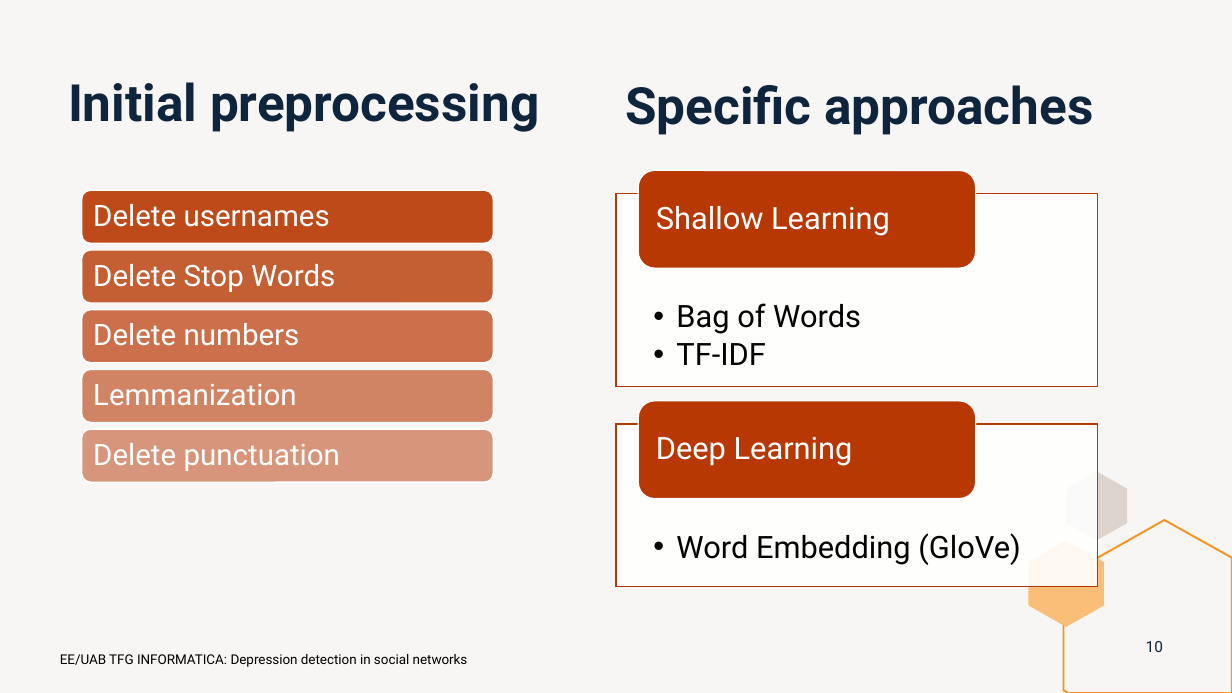
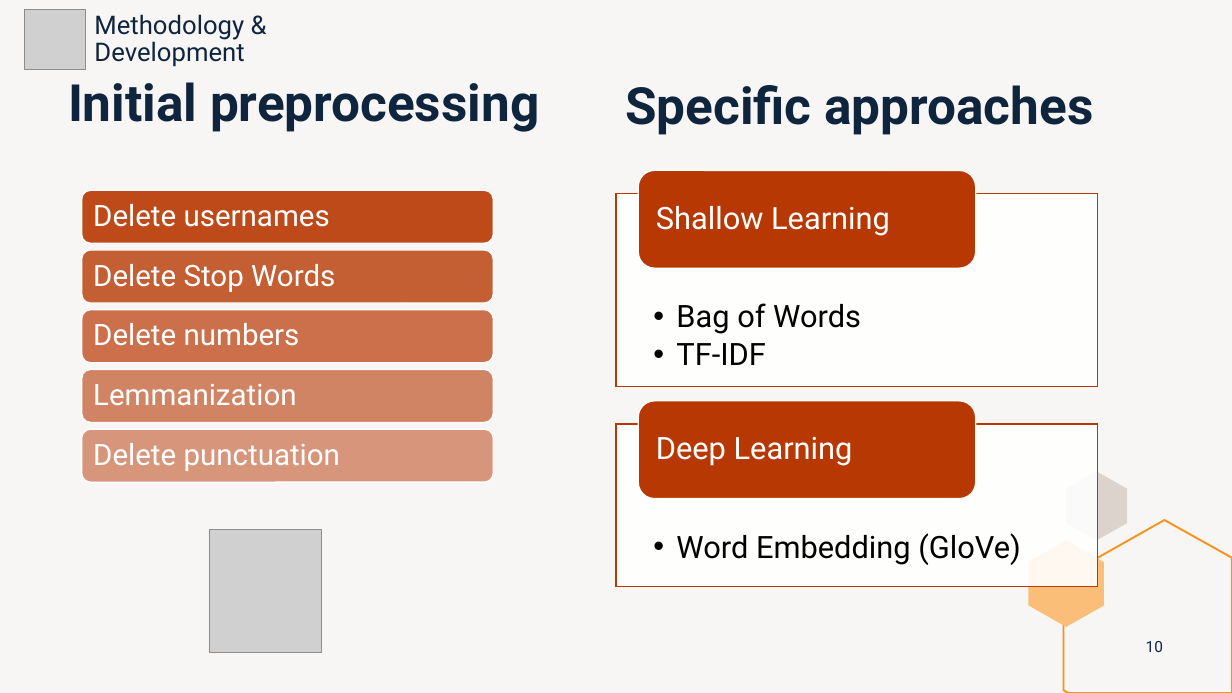
Before and after one commit to marti1999/TFG, a slide deck: slide 10 of informes/entrega final/presentation.pptx. Drawn at 1232x693 pixels with LibreOffice and Linux fonts; fonts in the diff are those of the drawing; grey boxes stand for pictures. Boxes give left, top, right and bottom in pixels: in the first picture for what was removed or moved away, otherwise in the second. Text is boxed around its words. In the diff, an @@ line names an element or a change of style, - is before the commit and + after.

```diff
--- a/informes/entrega final/presentation.pptx
+++ b/informes/entrega final/presentation.pptx
@@ picture added at [25, 9, 85, 70] @@
@@ text added at [94, 14, 244, 67], 20 pt, text #0F253E @@
+Methodology & Development
@@ picture added at [209, 530, 322, 653] @@
@@ text removed at [60, 654, 468, 667] @@
-EE/UAB TFG INFORMATICA: Depression detection in social networks
```
Also in this commit, not shown: 13 other slides changed, 11 slides added, 11 slides removed, 1 other file.
